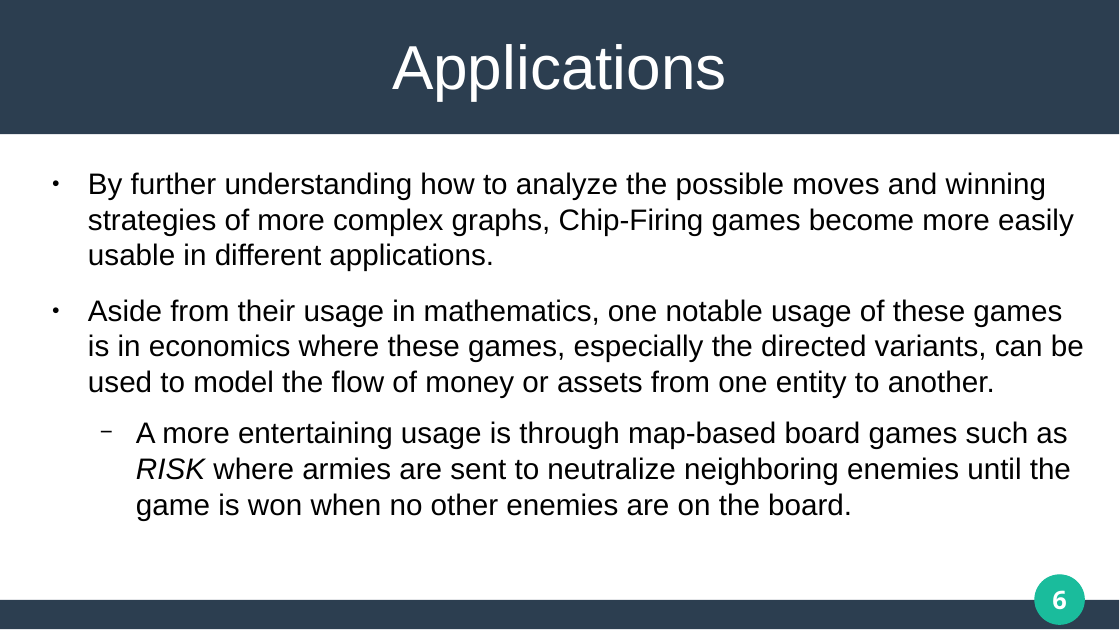
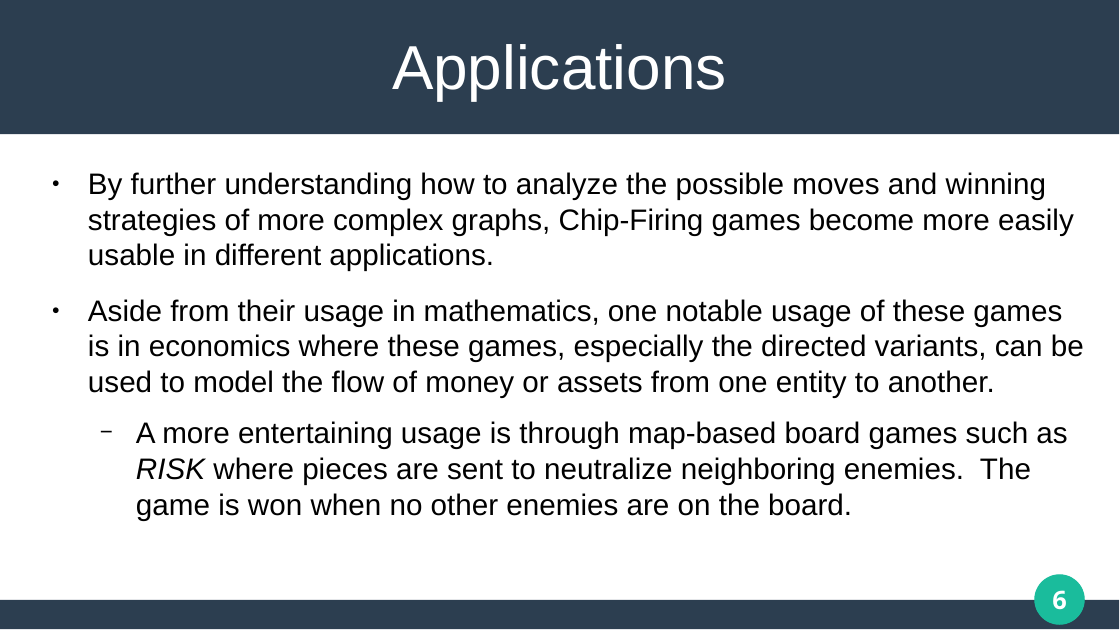
Before and after one commit to matthew-pisano/ChipFiring, a slide deck: slide 6 of Docs/JMMPresentation.pptx. Drawn at 1120x630 pixels with LibreOffice and Linux fonts; fonts in the diff are those of the drawing. Boxes give left, top, right and bottom in pixels: in the first picture for what was removed or moved away, otherwise in the second. Text is boxed around its words. In the diff, an @@ line names an element or a change of style, - is before the commit and + after.

```diff
--- a/Docs/JMMPresentation.pptx
+++ b/Docs/JMMPresentation.pptx
@@ text at box(136, 421, 1067, 520): text changed @@
-  − A more entertaining usage is through map-based board games such as RISK where armies are sent to neutralize neighboring enemies until the game is won when no other enemies are on the board.
+  − A more entertaining usage is through map-based board games such as RISK where pieces are sent to neutralize neighboring enemies. The game is won when no other enemies are on the board.
```
Also in this commit, not shown: 2 other slides changed, 5 other files.
